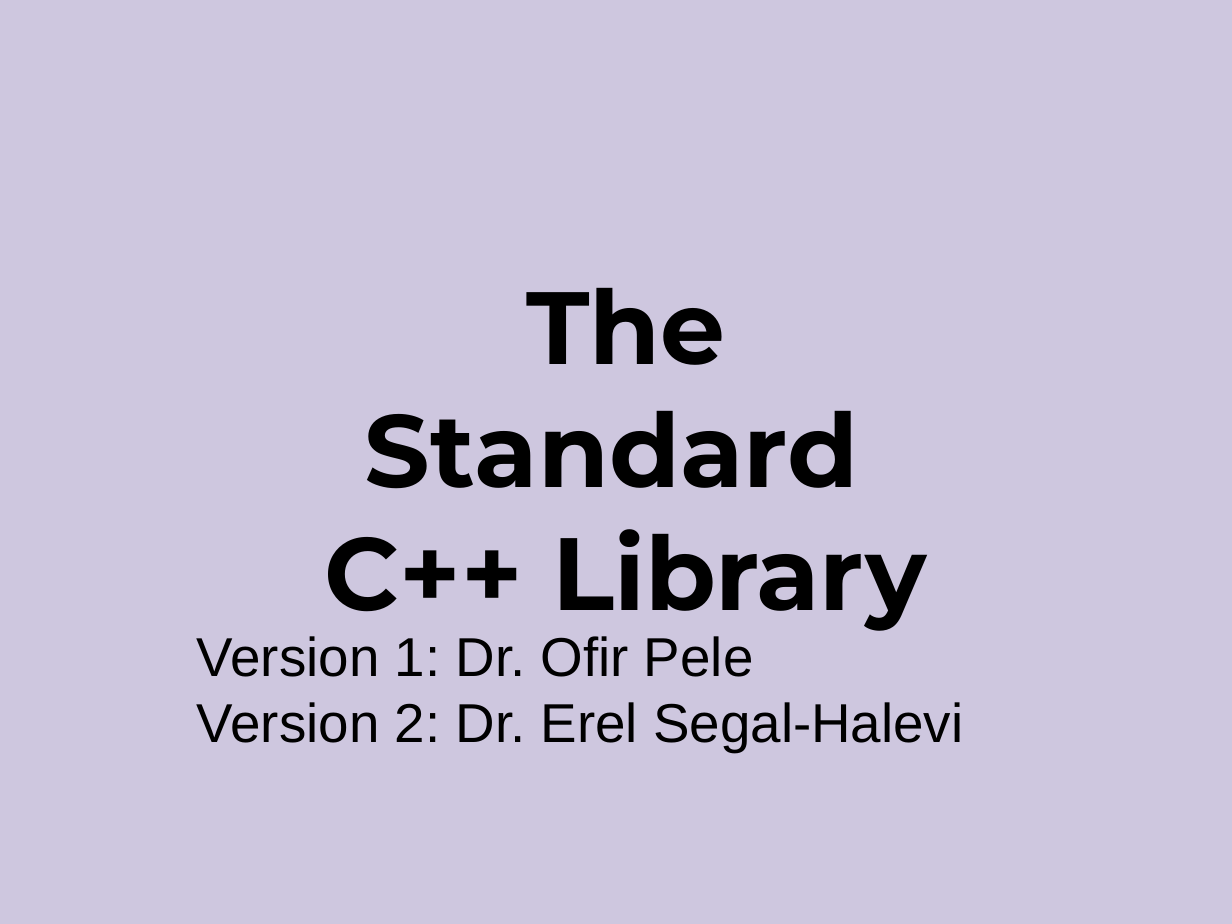
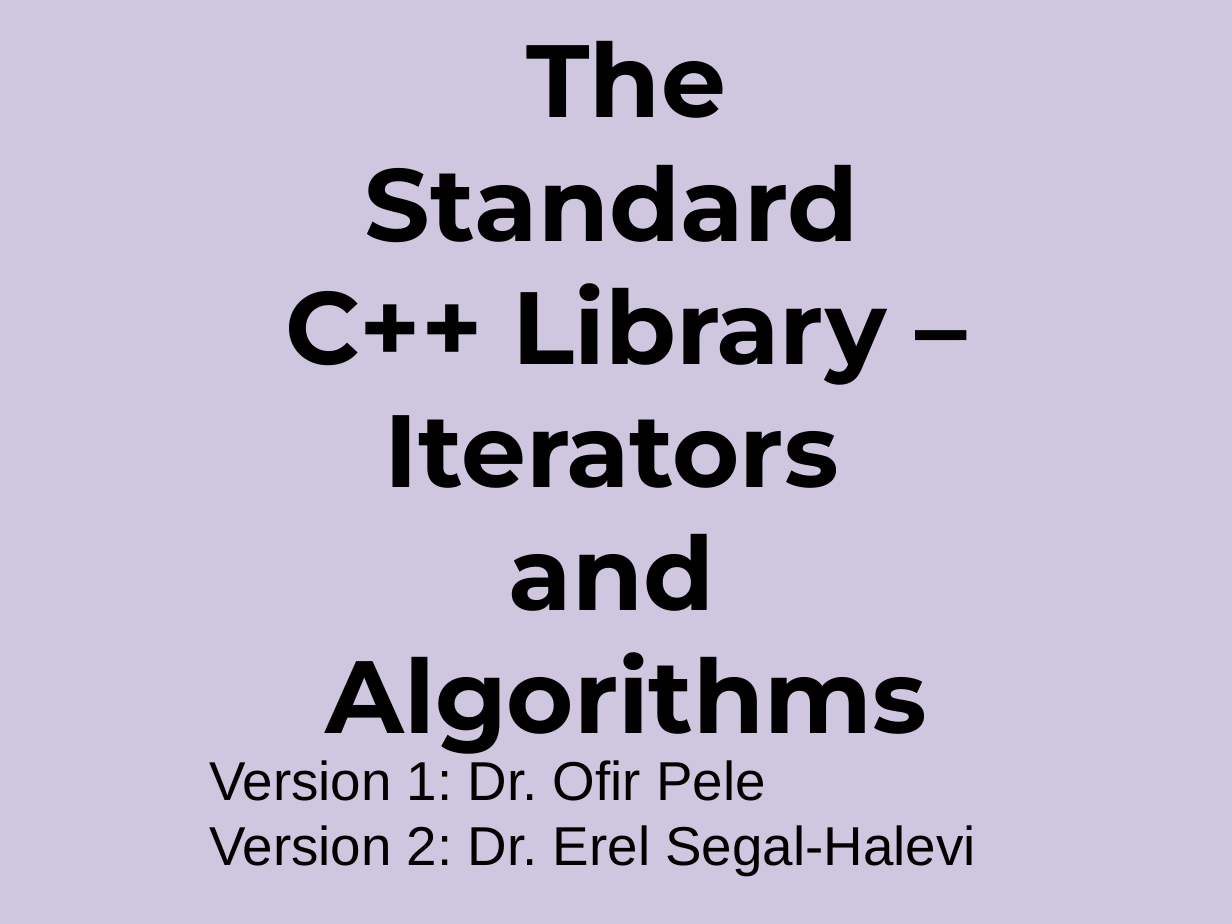
Before and after one commit to cpp-at-ariel/cpp-5778, a slide deck: slide 1 of week11-stl-algorithms/slides.odp. Drawn at 1232x924 pixels with LibreOffice and Linux fonts; fonts in the diff are those of the drawing. Boxes give left, top, right and bottom in pixels: in the first picture for what was removed or moved away, otherwise in the second. Text is boxed around its words. In the diff, an @@ line names an element or a change of style, - is before the commit and + after.

```diff
--- a/week11-stl-algorithms/slides.odp
+++ b/week11-stl-algorithms/slides.odp
@@ free "The Standard C++ Library –": place and size @@
-free "The Standard C++ Library –" at [260,193,993,575]
+free "The Standard C++ Library –" at [260,70,993,699]
@@ text in free at [285,40,927,754]: text changed @@
-The Standard
-C++ Library
+The Standard
+C++ Library –
+Iterators
+and
+Algorithms
@@ text "Version 1: Dr. Ofir Pele": place and size @@
-text "Version 1: Dr. Ofir Pele" at [197,636,963,752]
+text "Version 1: Dr. Ofir Pele" at [209,760,975,875]
```
Also in this commit, not shown: 45 slides removed, 15 other files.
